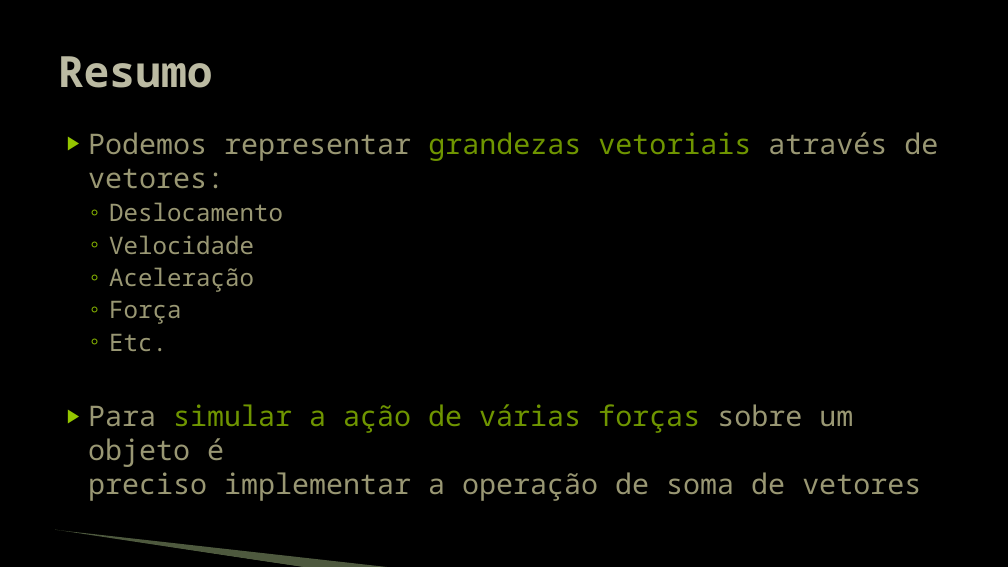
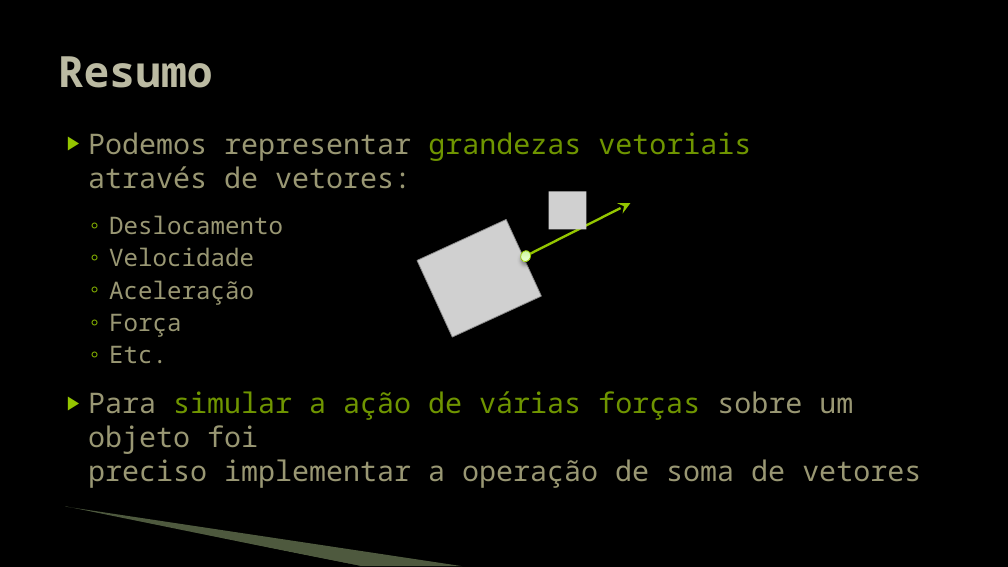
Before and after one commit to JudsonSS/Jogos, a slide deck: slide 8 of Slides/22. Física Vetorial.pptx. Drawn at 1008x567 pixels with LibreOffice and Linux fonts; fonts in the diff are those of the drawing; grey boxes stand for pictures; background and template pictures are left out. Boxes give left, top, right and bottom in pixels: in the first picture for what was removed or moved away, otherwise in the second. Text is boxed around its words. In the diff, an @@ line names an element or a change of style, - is before the commit and + after.

```diff
--- a/Slides/22. Física Vetorial.pptx
+++ b/Slides/22. Física Vetorial.pptx
@@ text at [88,132,751,363]: more space between paragraphs @@
@@ group added at [417,191,631,337]: 2 pictures, 1 arrow, 1 ellipse @@
@@ text at [88,391,921,488]: text changed @@
-▶ Para simular a ação de várias forças sobre um objeto é
-  preciso implementar a operação de soma de vetores
+▶ Para simular a ação de várias forças sobre um objeto foi
+  preciso implementar a operação de soma de vetores
@@ freeform shape: place and size @@
-freeform shape at [54,531,306,567]
+freeform shape at [64,508,360,566]
@@ freeform shape: place and size @@
-freeform shape at [55,530,393,567]
+freeform shape at [66,507,463,566]
```
Also in this commit, not shown: 7 other slides changed.
